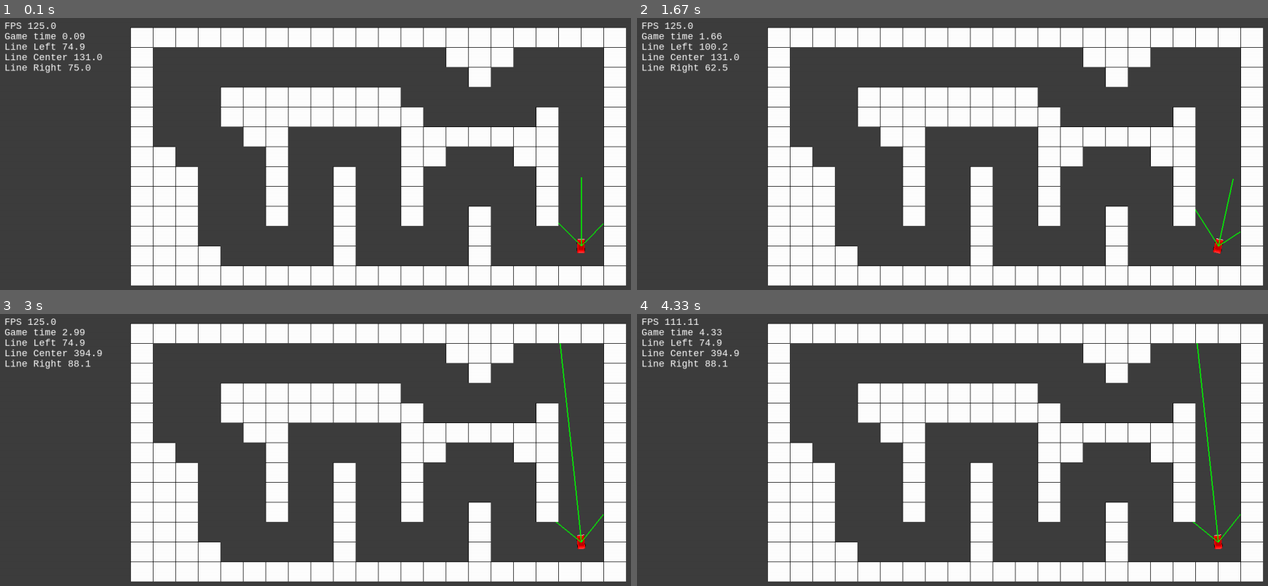
Above: before the commit, frames 1-4 (two rows, left to right).
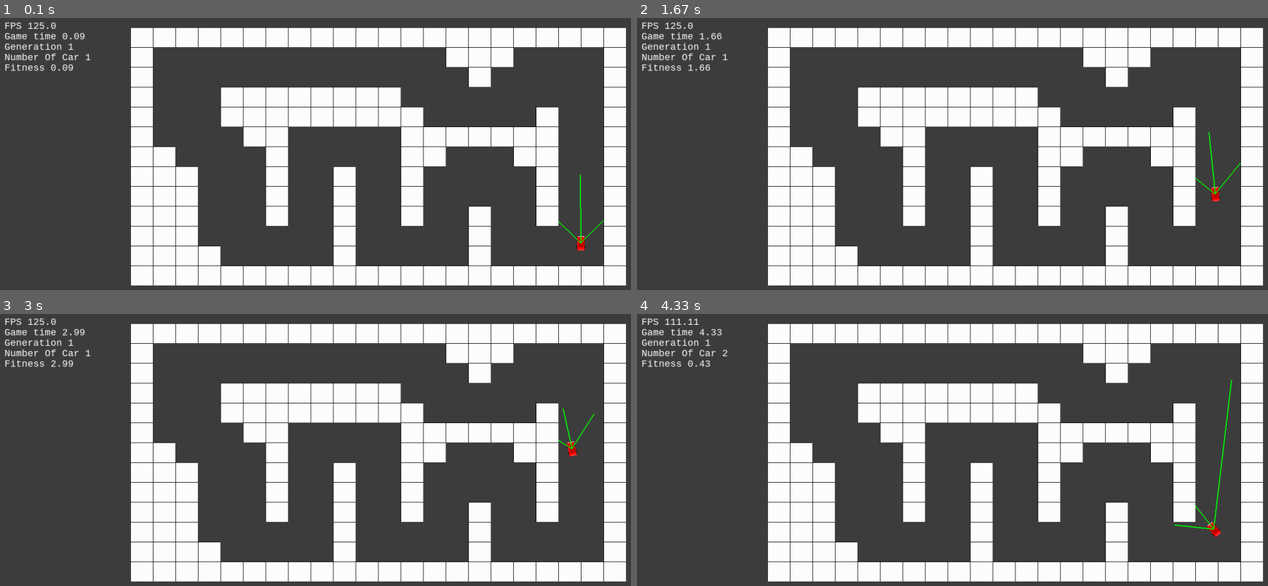
Above: after the commit, the same moments.

Repository: RodrigoTeran/Machine-Learning-with-Pygame
Game: pygame game, started from index.py
Two runs of this game, one before a commit and one after it. Both use one fixed random seed, a clock stepped at 60 frames per second and the inputs below.
Inputs:
- Up to frame 1 (0.1 s): no input
- Up to frame 2 (1.67 s): hold D 0.33-0.8 s; hold A from 1.33 s (still down)
- Up to frame 3 (3 s): release A at 1.87 s
- Up to frame 4 (4.33 s): no input

The runs differ from the first frame. In frame 1, 0.7% of the frame differs, in the area x 0-96%, y 9-87%; in frame 2, 0.8%; in frame 3, 0.9%; in frame 4, 1.0%.

Commit message:
Querying the NN

Diff:
--- a/car.py
+++ b/car.py
@@ -1,6 +1,5 @@
-from constants import *
-import pygame
-import math
+from neuronalNetwork import *
+from map import *
 
 carImage = pygame.image.load(CAR_FILE)
 carImageResized = pygame.transform.scale(carImage, (CAR_WIDTH, CAR_HEIGHT))
@@ -19,10 +18,14 @@
         self.speed = .5
         self.angle = 90
 
+        self.nnet = NNet(3, 3, 2)
+        self.clock = pygame.time.Clock()
+        self.fitness = 0
+
         self.right = False
         self.left = False
 
-        self.isAccelerating = False
+        self.isAccelerating = True
         self.carDrawed = carImageResized
 
         self.frontDistanceX = self.posX
@@ -43,6 +46,8 @@
         self.isGrowingLineLeft = True
         self.isGrowingLineCenter = True
         self.isGrowingLineRight = True
+
+        self.map = None
 
     @staticmethod
     def getAngleInRadians(angle):
@@ -68,7 +73,52 @@
 
         return [conjugatedAngle, section]
 
-    def draw(self, window):
+    def reset(self):
+        self.nnet = NNet(3, 3, 2)
+        if len(weightsOfCars) == GENERATION_SIZE:
+            self.nnet.weightsInputHidden = weightsOfCars[self.map.numberOfCar - 1][0][0]
+            self.nnet.weightsHiddenOutput = weightsOfCars[self.map.numberOfCar - 1][1][0]
+        self.posX = 1110
+        self.posY = WINDOW_SIZE_H - 100
+        self.angle = 90
+        self.fitness = 0
+        self.right = False
+        self.left = False
+        self.carDrawed = carImageResized
+        self.frontDistanceX = self.posX
+        self.frontDistanceY = self.posY
+        self.frontTotalDistance = 0
+        self.coordenatesLineLeft = [self.posX, self.posY]
+        self.coordenatesLineCenter = [self.posX, self.posY]
+        self.coordenatesLineRight = [self.posX, self.posY]
+        self.longitudeLineLeft = 0
+        self.longitudeLineCenter = 0
+        self.longitudeLineRight = 0
+        self.isGrowingLineLeft = True
+        self.isGrowingLineCenter = True
+        self.isGrowingLineRight = True
+
+    def draw(self, window, mapDraw):
+        self.fitness += self.clock.tick(FPS)
+        self.map = mapDraw
+
+        # Change direction
+        results = self.nnet.getOutputs([
+            self.longitudeLineLeft,
+            self.longitudeLineCenter,
+            self.longitudeLineRight
+        ])
+
+        if results[0] >= .5:
+            self.left = True
+        else:
+            self.left = False
+
+        if results[1] >= .5:
+            self.right = True
+        else:
+            self.right = False
+
         self.accelerate()
         if self.left:
             self.angle += .75
@@ -78,6 +128,7 @@
         oldRect = self.carDrawed.get_rect(center=(self.posX, self.posY))
         shipImg, newRect = rot_center(self.carDrawed, oldRect, self.angle)
         carRect = window.blit(shipImg, newRect)
+
         return carRect
 
     def initLines(self):
--- a/constants.py
+++ b/constants.py
@@ -15,3 +15,9 @@
 HEXAGON_FILE = "./images/obstacle.png"
 HEXAGON_WIDTH = 129 // 3
 HEXAGON_HEIGHT = 116 // 3
+MUTATION_MODIFY_CHANCE = .2
+MUTATION_ARRAY_MIX_PERCENT = .5
+GENERATION_SIZE = 6
+MUTATION_CUT_OFF = 0.4
+MUTATION_BAD_TO_KEEP = 0.2
+MUTATION_MODIFY_CHANCE_LIMIT = 0.4
--- a/index.py
+++ b/index.py
@@ -14,9 +14,9 @@
     update_label(round(1000/dt, 2), "FPS", font, x_pos, y_pos, window)
     update_label(round(game_time/1000, 2), "Game time", font, x_pos, y_pos + 2 * gap, window)
 
-    update_label(round(lineLeft, 2), "Line Left", font, x_pos, y_pos + 4 * gap, window)
-    update_label(round(lineCenter, 2), "Line Center", font, x_pos, y_pos + 6 * gap, window)
-    update_label(round(lineRight, 2), "Line Right", font, x_pos, y_pos + 8 * gap, window)
+    update_label(round(lineLeft, 2), "Generation", font, x_pos, y_pos + 4 * gap, window)
+    update_label(round(lineCenter, 2), "Number Of Car", font, x_pos, y_pos + 6 * gap, window)
+    update_label(round(lineRight, 2), "Fitness", font, x_pos, y_pos + 8 * gap, window)
 
 
 def run_game():
@@ -50,27 +50,23 @@
                     car.left = True
                 if event.key == pygame.K_d:  # Derecha
                     car.right = True
-                if event.key == pygame.K_w:  # Acelerar
-                    car.isAccelerating = True
             elif event.type == pygame.KEYUP:
                 if event.key == pygame.K_a:  # Izquierda
                     car.left = False
                 if event.key == pygame.K_d:  # Derecha
                     car.right = False
-                if event.key == pygame.K_w:  # Frenar
-                    car.isAccelerating = False
 
-        update_data_labels(window, dt, game_time, label_font,
-                           car.longitudeLineLeft,
-                           car.longitudeLineCenter,
-                           car.longitudeLineRight)
-
-        carRect = car.draw(window)
+        carRect = car.draw(window, map)
         map.createMap(window, [
             carRect
         ], [
             car
         ])
+
+        update_data_labels(window, dt, game_time, label_font,
+                           map.generation,
+                           map.numberOfCar,
+                           car.fitness / 1000)
 
         if car.isAccelerating or car.right or car.left:  # is moving
             if determinantForInitLines:
--- a/map.py
+++ b/map.py
@@ -20,6 +20,8 @@
     [1, 1, 1, 1, 0, 0, 0, 0, 0, 1, 0, 0, 0, 0, 0, 1, 0, 0, 0, 0, 0, 1],
     [1, 1, 1, 1, 1, 1, 1, 1, 1, 1, 1, 1, 1, 1, 1, 1, 1, 1, 1, 1, 1, 1]
 ]
+
+weightsOfCars = []
 
 def measureDistanceBetweenTwoPoints(p1X, p1Y, p2X, p2Y):
     xDelta = p1X - p2X
@@ -83,6 +85,19 @@
 
 
 class Map:
+    def __init__(self):
+        self.generation = 1
+        self.numberOfCar = 1
+    @staticmethod
+    def sortWeights():
+        weightsOfCars.sort(key=lambda x: x[2], reverse=False)
+        cutOff = int(len(weightsOfCars) * MUTATION_CUT_OFF)
+        goodCars = weightsOfCars[0: cutOff]
+        badCars = weightsOfCars[cutOff:]
+        numBadToTake = int(len(weightsOfCars) * MUTATION_BAD_TO_KEEP)
+
+        # TODO implementar learning
+
     def createMap(self, window, carsRect, cars):
         numberOfRow = 0
 
@@ -94,6 +109,7 @@
             car.lineRightRect = pygame.draw.line(window, car.linesColor, (car.posX, car.posY),
                              (car.coordenatesLineRight), car.linesThickness)
 
+        dead = False
         for row in hexagonsPositions:
             numberOfColumn = 0
             for column in row:
@@ -104,10 +120,33 @@
                                        car.lineCenterRect,
                                        car.lineRightRect)
                     if isDead:
-                        car.__init__()
+                        if len(weightsOfCars) == GENERATION_SIZE:
+                            weightsOfCars[self.numberOfCar - 1] = [
+                                [car.nnet.weightsInputHidden],
+                                [car.nnet.weightsHiddenOutput],
+                                [car.fitness]
+                            ]
+                        else:
+                            weightsOfCars.append([
+                                [car.nnet.weightsInputHidden],
+                                [car.nnet.weightsHiddenOutput],
+                                [car.fitness]
+                            ])
+                        if self.numberOfCar == GENERATION_SIZE:
+                            self.generation += 1
+                            self.numberOfCar = 1
+                            Map.sortWeights()
+                        else:
+                            self.numberOfCar += 1
+                        car.reset()
                         car.initLines()
+                        dead = True
+                        break
                     counter += 1
+                    if dead: break
+                if dead: break
                 numberOfColumn += 1
+            if dead: break
             numberOfRow += 1
 
     def checkCollision(self, hexagonRect, carRect):
--- /dev/null
+++ b/neuronalNetwork.py
@@ -0,0 +1,87 @@
+import numpy
+import scipy.special
+import random
+from constants import *
+
+class NNet:
+    def __init__(self, numInput, numHidden, numOutput):
+        self.numInput = numInput
+        self.numHidden = numHidden
+        self.numOutput = numOutput
+
+        self.weightsInputHidden = numpy.random.uniform(-0.5, 0.5, size=(self.numHidden, self.numInput))
+        self.weightsHiddenOutput = numpy.random.uniform(-0.5, 0.5, size=(self.numOutput, self.numHidden))
+
+        self.activationFunction = lambda x: scipy.special.expit(x)
+
+    def getOutputs(self, inputs):
+        numpyInputs = numpy.array(inputs, ndmin=2).T
+        multiplicationInputsHidden = numpy.dot(self.weightsInputHidden, numpyInputs)
+        finalMultiplicationInputsHidden = self.activationFunction(multiplicationInputsHidden)
+
+        multiplicationHiddenOutput = numpy.dot(self.weightsHiddenOutput, finalMultiplicationInputsHidden)
+        finalMultiplicationHiddenOutput = self.activationFunction(multiplicationHiddenOutput)
+
+        return finalMultiplicationHiddenOutput
+
+    def modifyWeights(self):
+        NNet.modifyArray(self.weightsInputHidden)
+        NNet.modifyArray(self.weightsHiddenOutput)
+
+    def create_mixed_weights(self, net1, net2):
+        self.weightsInputHidden = NNet.mixArrays(net1.weightsInputHidden,  net2.weightsInputHidden)
+        self.weightsHiddenOutput = NNet.mixArrays(net1.weightsHiddenOutput,  net2.weightsHiddenOutput)
+
+    @staticmethod
+    def modifyArray(array):
+        for x in numpy.nditer(array, op_flags=['readwrite']):
+            if random.random() < MUTATION_MODIFY_CHANCE:
+                x[...] = numpy.random.random_sample() - 0.5
+
+    @staticmethod
+    def mixArrays(array1, array2):
+        totalEntries = array1.size
+        numRows = array1.shape[0]
+        numCols = array1.shape[1]
+
+        numToTake = totalEntries - (int(totalEntries * MUTATION_ARRAY_MIX_PERCENT))
+        idx = numpy.random.choice(numpy.arange(totalEntries), numToTake, replace=False)
+        print("idx: ", idx)
+
+        res = numpy.random.rand(numRows, numCols)
+
+        for row in range(0, numRows):
+            for col in range(0, numCols):
+                index = row * numCols + col
+                if index in idx:
+                    res[row][col] = array1[row][col]
+                else:
+                    res[row][col] = array2[row][col]
+
+        return res
+
+def tests():
+    array1 = numpy.random.uniform(-0.5, 0.5, size=(3, 3))
+    array2 = numpy.random.uniform(-0.5, 0.5, size=(3, 3))
+
+    print('array1 size', array1.size, sep='\n')
+    print('array1', array1, sep='\n')
+
+    print()
+
+    NNet.modifyArray(array1)
+    print('array1 modified', array1, sep='\n')
+
+    print()
+
+    print('array2', array2, sep='\n')
+
+    print()
+
+    mixed = NNet.mixArrays(array1, array2)
+    print('mixed arrays', mixed, sep='\n')
+
+
+
+if __name__ == "__main__":
+    tests()
--- a/test.py
+++ b/test.py
@@ -1,26 +1,14 @@
-import math
+"""
+ 1. Git
+ 2. Descargar código de Github
+ 3. Crear Clase Red neuronal
+ 4. Ver diseño de redes neuronales
+ 5. Ver mutation algorithms
 
-def measureDistanceBetweenTwoPoints(p1X, p1Y, p2X, p2Y):
-    xDelta = p1X - p2X
-    yDelta = p1Y - p2Y
-    distance = math.sqrt(xDelta ** 2 + yDelta ** 2)
-    return distance
+ 6. Implementar mutation en la red neuronal
+ 7. Implementar la red neuronal en el juego
+ 8. Entrenar la red neuronal
 
-def getFunctionFromTwoPointsFrontDistance(centerP1X, centerP1Y, p2X, p2Y, xValue):
-    xDelta = centerP1X - p2X
-    yDelta = centerP1Y - p2Y
-
-    if xDelta == 0:
-        if centerP1Y > p2Y:  # Mirando arriba
-            finalYValue = p2Y - xValue
-        else:   # Mirando abajo
-            finalYValue = p2Y + xValue
-        return [xValue, finalYValue]
-    m = yDelta / xDelta
-    b = centerP1Y - (m * centerP1X)
-
-    finalYValue = m * xValue + b
-    return [xValue, finalYValue]
-
-
-print(getFunctionFromTwoPointsFrontDistance(1, 1, 1, 2, 3))
+ Proyecto de ustedes con su juego:
+ 1. Crear la red neuronal
+"""
